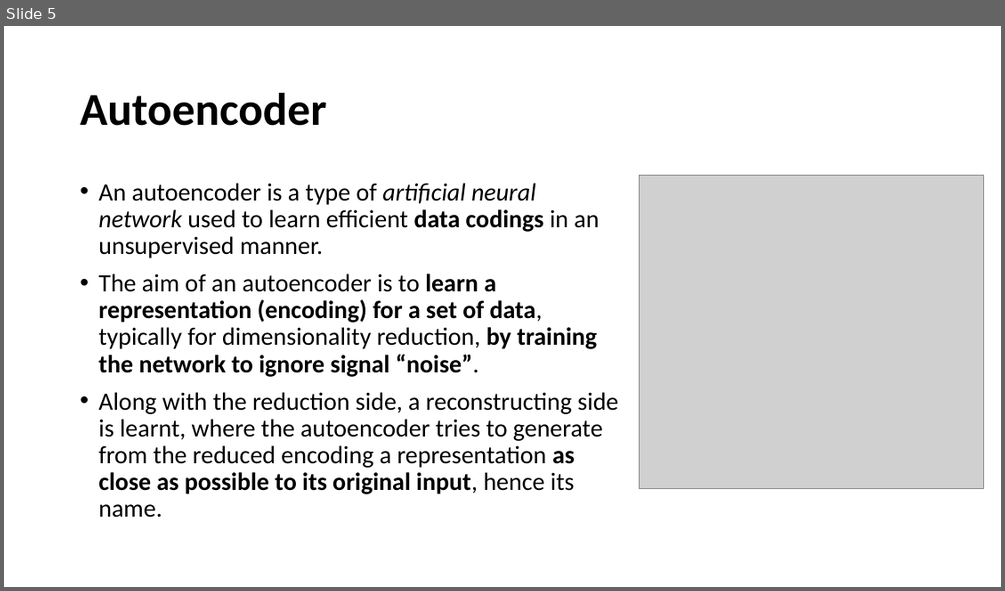
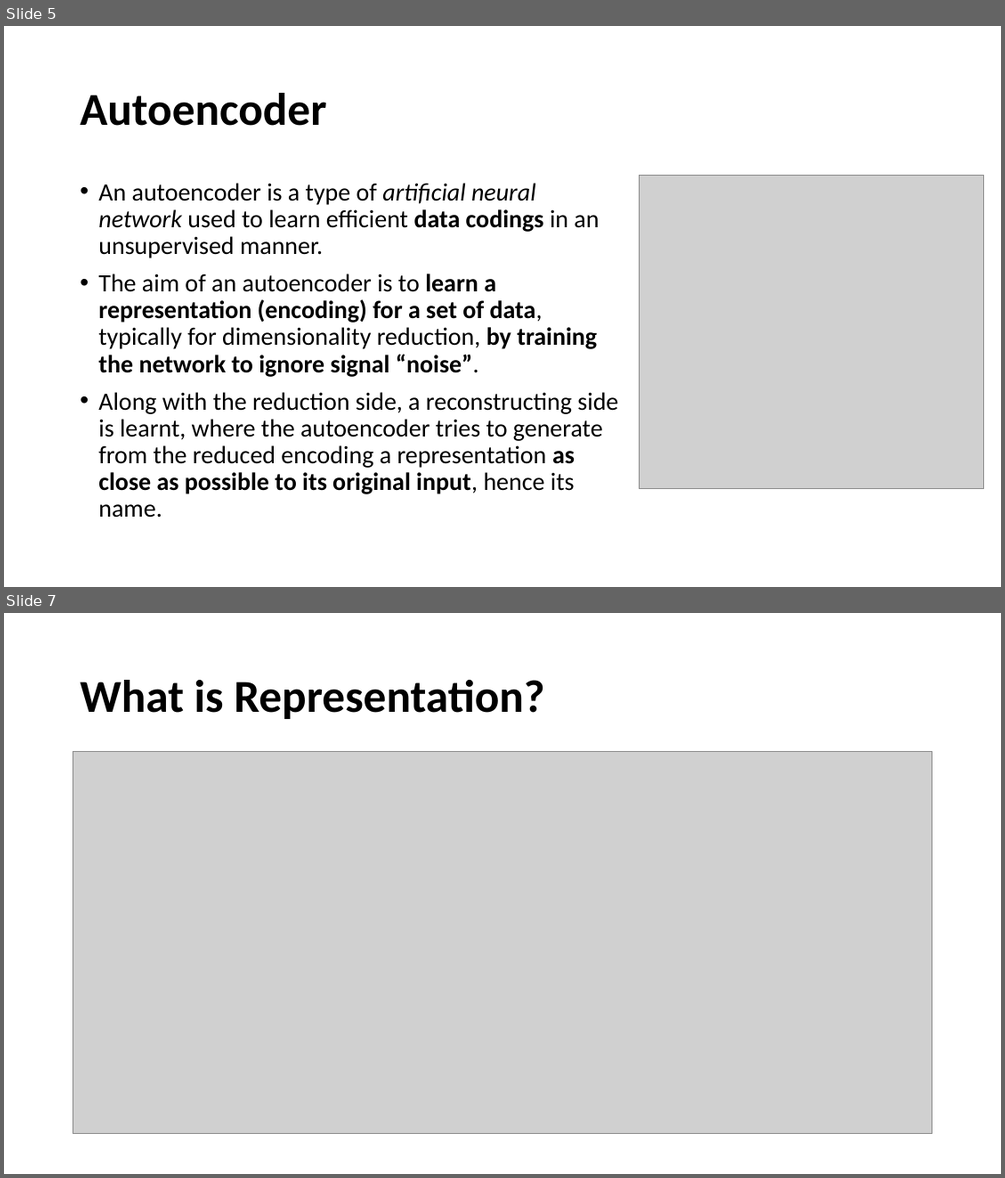
Before and after one commit to tingsyo/course_2020Q3_representation_learning, a slide deck: notebooks/05_Autoencoder_and_variations.pptx. Shown one above the other, each under a label of ours: slide 5 before the commit, slides 5 and 7 after it; the slides between them are not shown. The pictures are 1005x591 and 1005x1178 pixels, drawn with LibreOffice and Linux fonts; fonts in the diff are those of the drawing; grey boxes stand for pictures. Boxes give left, top, right and bottom in pixels: in the first picture for what was removed or moved away, otherwise in the second. Text is boxed around its words. In the diff, an @@ line names an element or a change of style, - is before the commit and + after.

```diff
--- a/notebooks/05_Autoencoder_and_variations.pptx
+++ b/notebooks/05_Autoencoder_and_variations.pptx
@@ slide 7 added at (x1=4, y1=613, x2=1001, y2=1174), background #FFFFFF @@
@@ title added at (x1=80, y1=680, x2=544, y2=719), 44 pt, text #000000, bold @@
+What is Representation?
@@ picture added at (x1=73, y1=751, x2=933, y2=1134) @@
```
Also in this commit, not shown: 6 other slides added, 1 slide removed.
